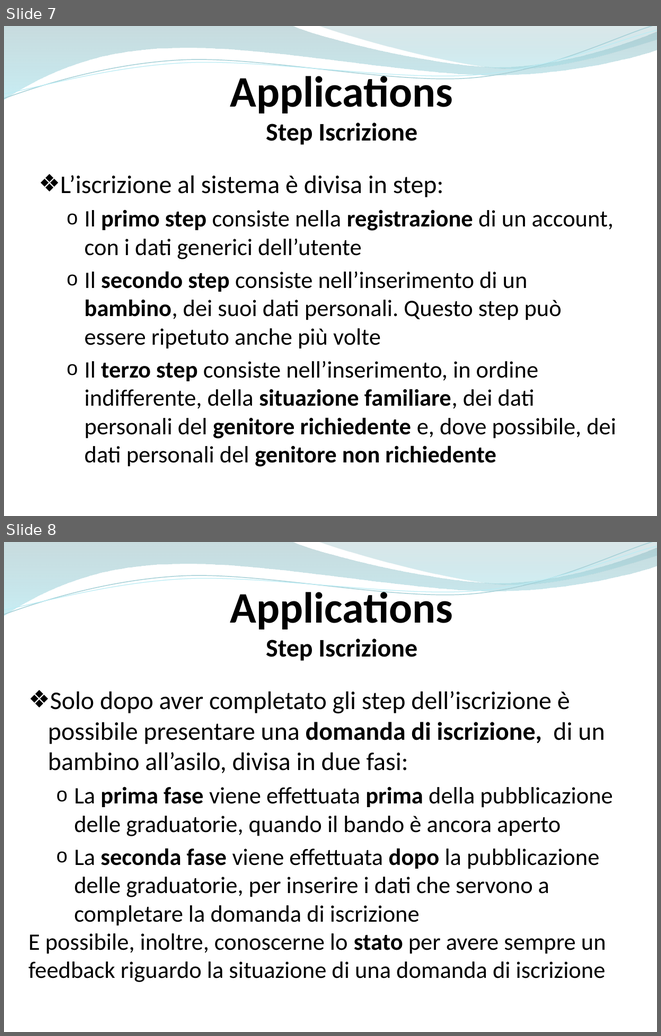
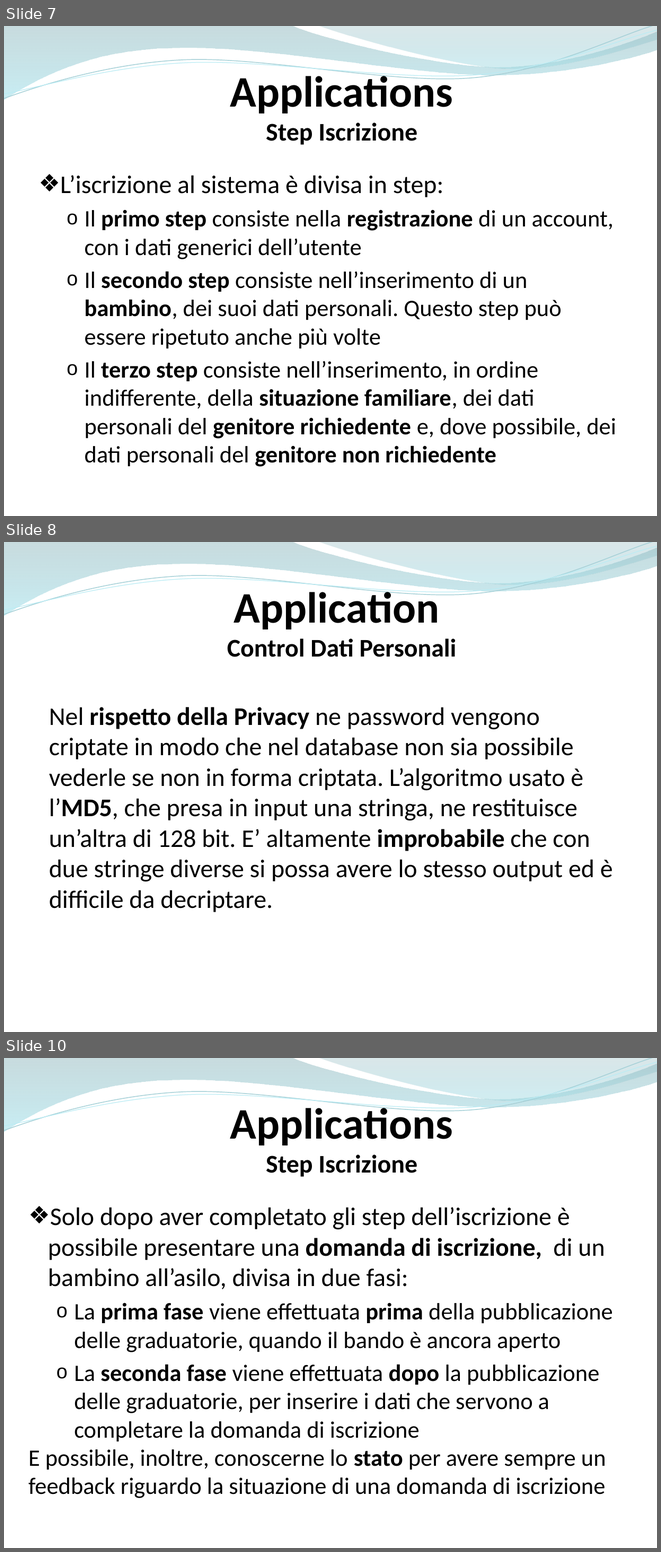
Before and after one commit to ammirate/at-silo, a slide deck: Presentazione/Atsilo1/D'Eugenio/Atsilo_A_DEugenioElisa.pptx. Shown one above the other, each under a label of ours: slides 7 and 8 before the commit, slides 7, 8 and 10 after it; the slides between them are not shown. The pictures are 661x1036 and 661x1552 pixels, drawn with LibreOffice and Linux fonts; fonts in the diff are those of the drawing. Boxes give left, top, right and bottom in pixels: in the first picture for what was removed or moved away, otherwise in the second. Text is boxed around its words. In the diff, an @@ line names an element or a change of style, - is before the commit and + after.

Commit message:
[WR A] presentazione application

```diff
--- a/Presentazione/Atsilo1/D'Eugenio/Atsilo_A_DEugenioElisa.pptx
+++ b/Presentazione/Atsilo1/D'Eugenio/Atsilo_A_DEugenioElisa.pptx
@@ slide 8 added at [4, 542, 657, 1032], background #FFFFFF; not listed: 4 template elements that a slide beside it also shows @@
@@ text added at [227, 587, 457, 657], 28 pt, text #000000, bold @@
+Application
+Control Dati Personali
@@ text added at [49, 707, 613, 912], 28 pt, text #000000 @@
+Nel rispetto della Privacy ne password vengono criptate in modo che nel database non sia possibile vederle se non in forma criptata. L’algoritmo usato è l’MD5, che presa in input una stringa, ne restituisce un’altra di 128 bit. E’ altamente improbabile che con due stringe diverse si possa avere lo stesso output ed è difficile da decriptare.
@@ what was slide 8 is now slide 10 @@
```
Also in this commit, not shown: 4 slides changed, 10 other slides added, 2 slides removed.
